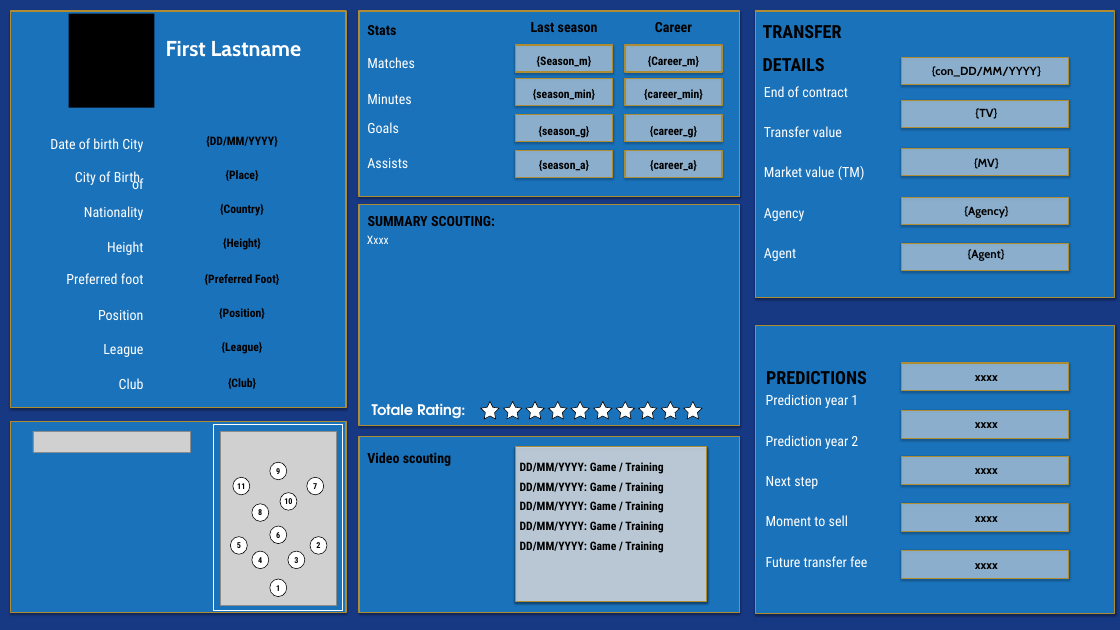
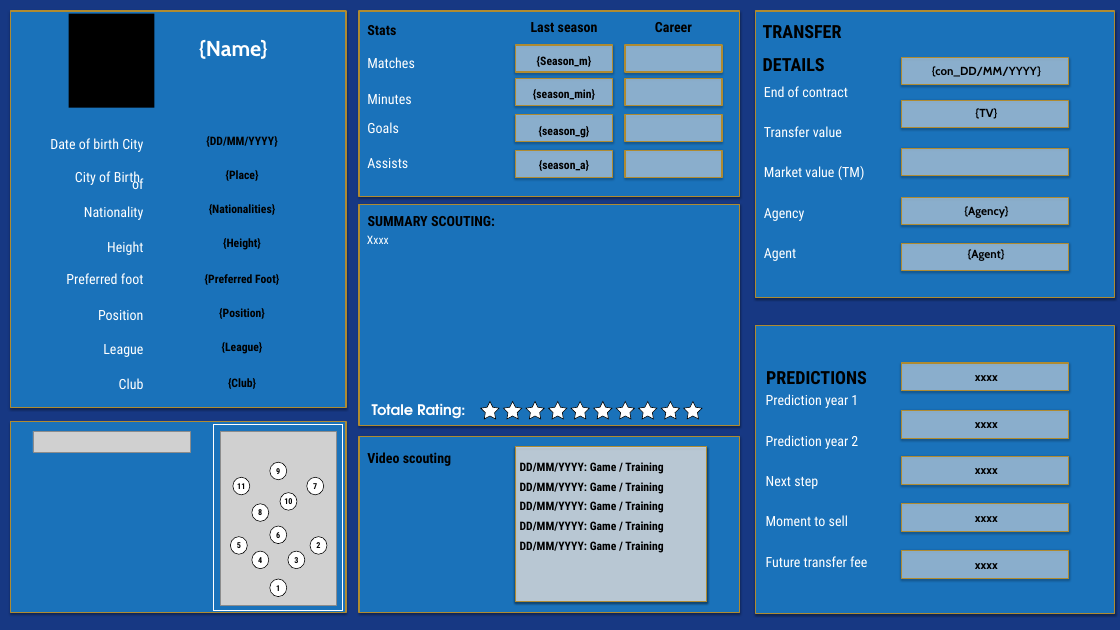
Before and after one commit to RoelandKramer/ScoutRapportje, a slide deck: slide 1 of TemplateScoutingsRapport.pptx. Drawn at 1120x630 pixels with LibreOffice and Linux fonts; fonts in the diff are those of the drawing; grey boxes stand for pictures; background and template pictures are left out. Boxes give left, top, right and bottom in pixels: in the first picture for what was removed or moved away, otherwise in the second. Text is boxed around its words. In the diff, an @@ line names an element or a change of style, - is before the commit and + after.

```diff
--- a/TemplateScoutingsRapport.pptx
+++ b/TemplateScoutingsRapport.pptx
@@ text at <box>199,40,268,59</box>: text changed @@
-First Lastname
+{Name}
@@ text removed at <box>648,56,699,67</box> @@
-{Career_m}
@@ text removed at <box>644,89,703,100</box> @@
-{career_min}
@@ text removed at <box>650,126,697,138</box> @@
-{career_g}
@@ text removed at <box>650,160,697,171</box> @@
-{career_a}
@@ text removed at <box>974,158,999,169</box> @@
-{MV}
@@ text at <box>209,204,275,215</box>: text changed @@
-{Country}
+{Nationalities}
```
